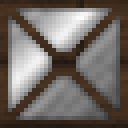
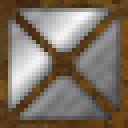
Two versions of the same layered image (128px x 128px). Layer-by-layer changes:
renamed "BoxOverlay" to "Overlay2", painted on it over bbox(0, 0, 128, 128)
